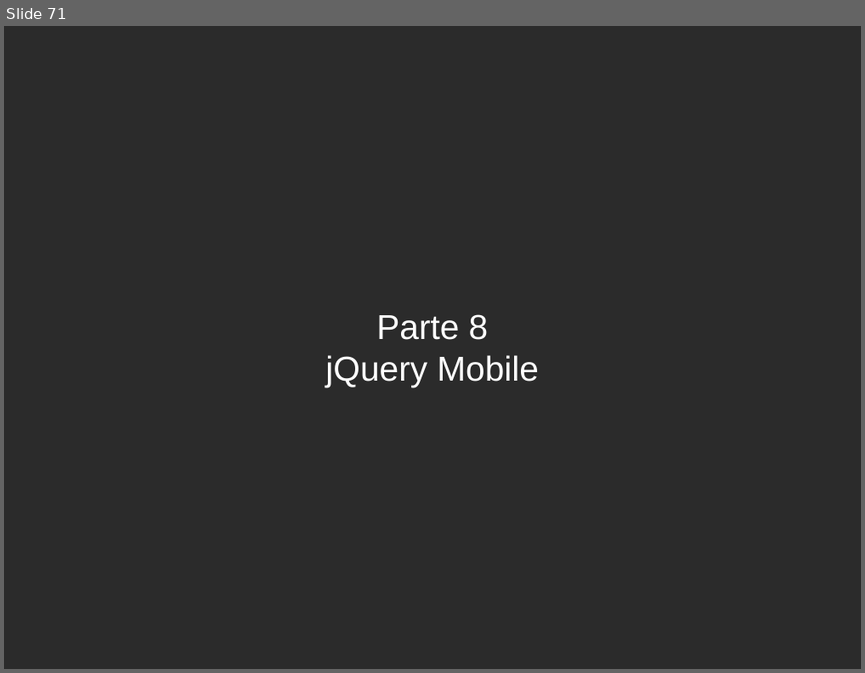
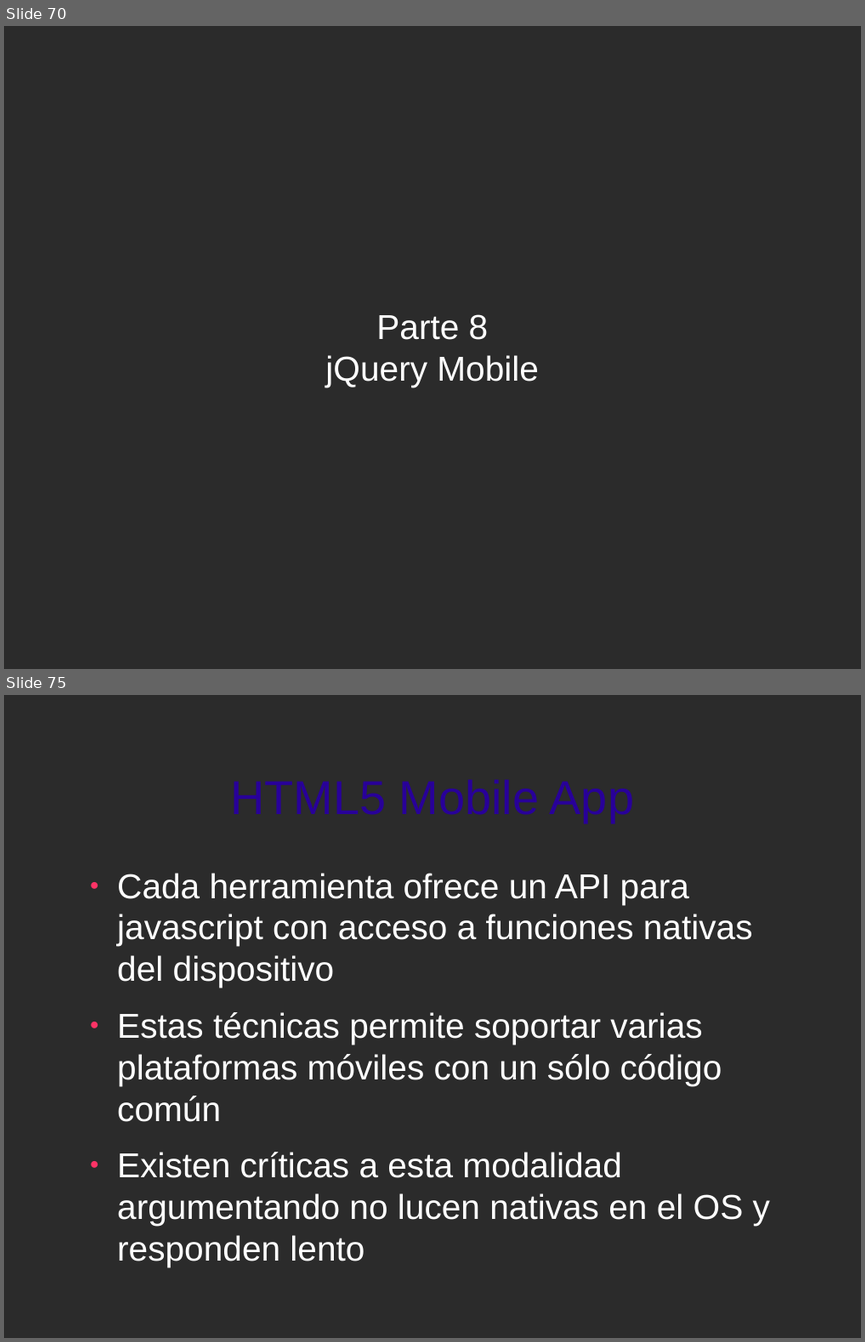
Before and after one commit to jorgeu/curso-jquery, a slide deck: curso-jquery.odp. Shown one above the other, each under a label of ours: slide 71 before the commit, slides 70 and 75 after it; the slides between them are not shown. The pictures are 865x673 and 865x1342 pixels, drawn with LibreOffice and Linux fonts; fonts in the diff are those of the drawing; background and template pictures are left out; a plain dark background stands for a picture behind light text. Boxes give left, top, right and bottom in pixels: in the first picture for what was removed or moved away, otherwise in the second. Text is boxed around its words. In the diff, an @@ line names an element or a change of style, - is before the commit and + after.

Commit message:
completado jquery mobile

```diff
--- a/curso-jquery.odp
+++ b/curso-jquery.odp
@@ slide 75 added at box(4, 695, 861, 1338), background picture (left out) @@
@@ title added at box(230, 779, 634, 823), 44 pt, text #280099 @@
+HTML5 Mobile App
@@ text added at box(117, 873, 770, 1267), 32 pt, text #FFFFFF @@
+● Cada herramienta ofrece un API para javascript con acceso a funciones nativas del dispositivo
+● Estas técnicas permite soportar varias plataformas móviles con un sólo código común
+● Existen críticas a esta modalidad argumentando no lucen nativas en el OS y responden lento
@@ what was slide 71 is now slide 70 @@
```
Also in this commit, not shown: 13 other slides added, 1 slide removed, 2 other files.
